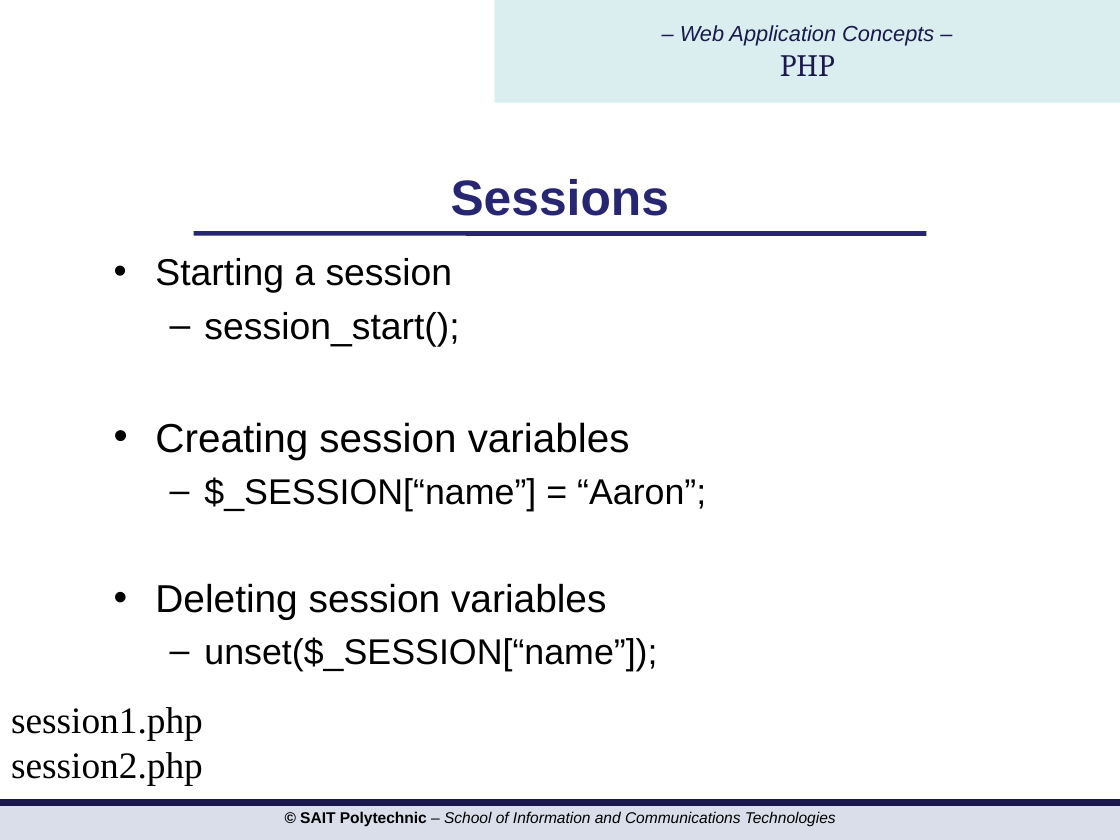
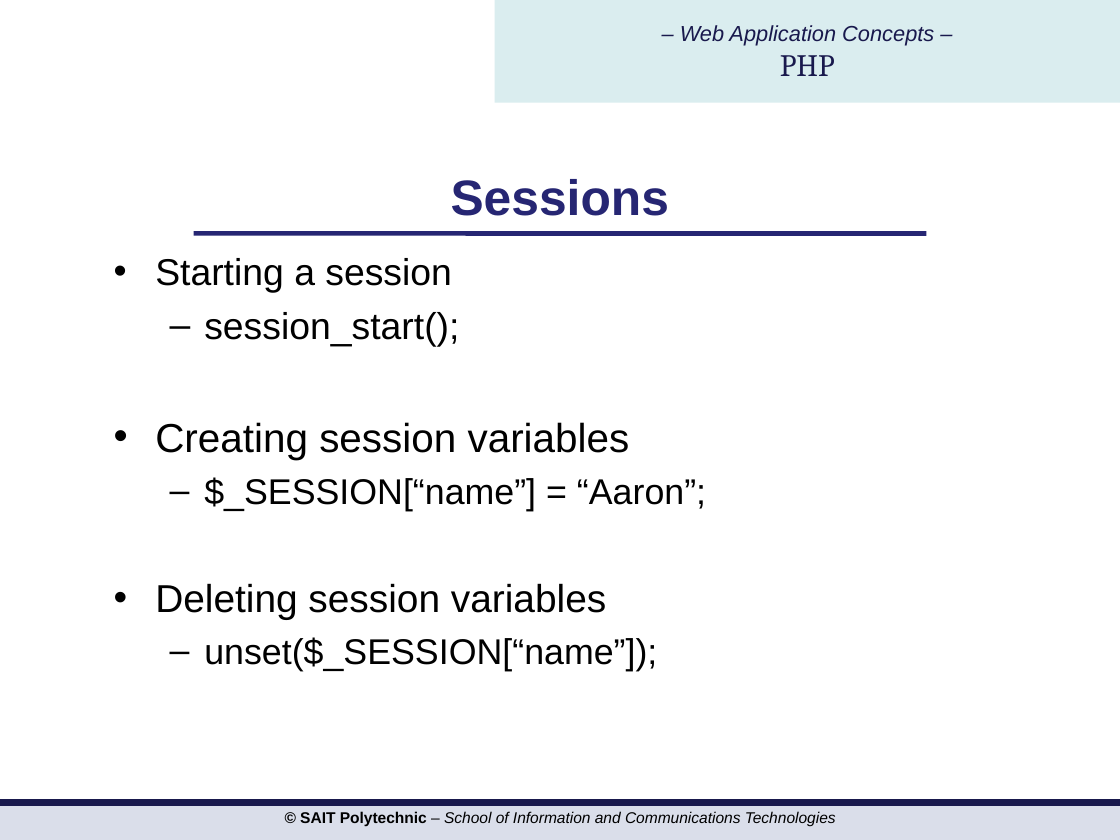
Before and after one commit to hdmdhr/CPRG-210-OSD-Assignment, a slide deck: slide 20 of PPTs/php/PHP Day 5 pattern files cookie session.ppt. Drawn at 1120x840 pixels with LibreOffice and Linux fonts; fonts in the diff are those of the drawing; background and template pictures are left out. Boxes give left, top, right and bottom in pixels: in the first picture for what was removed or moved away, otherwise in the second. Text is boxed around its words. In the diff, an @@ line names an element or a change of style, - is before the commit and + after.

Commit message:
php day 6: cookie, session, files, upload.

```diff
--- a/PPTs/php/PHP Day 5 pattern files cookie session.ppt
+++ b/PPTs/php/PHP Day 5 pattern files cookie session.ppt
@@ text removed at (11, 707, 203, 785) @@
-session1.php
-session2.php
```
Also in this commit, not shown: 8 other slides changed, 2 slides added, 2 slides removed, 7 other files.
